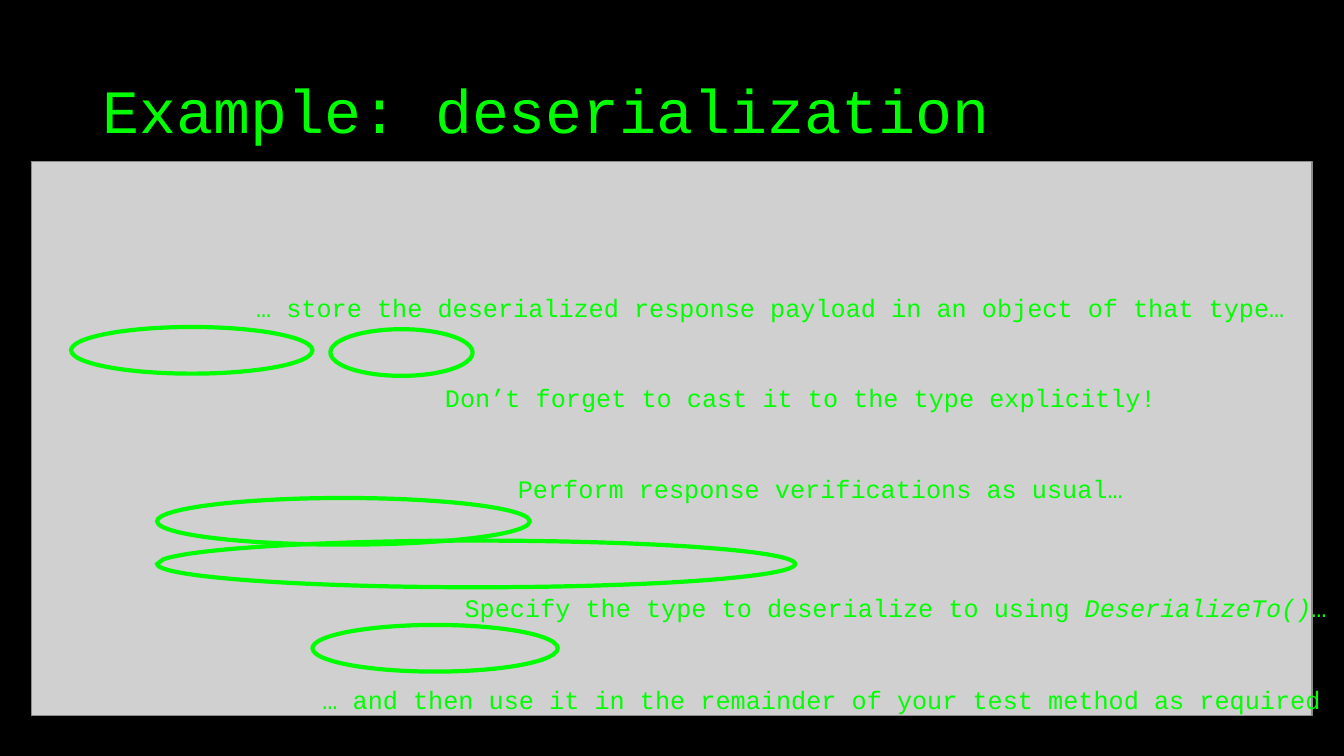
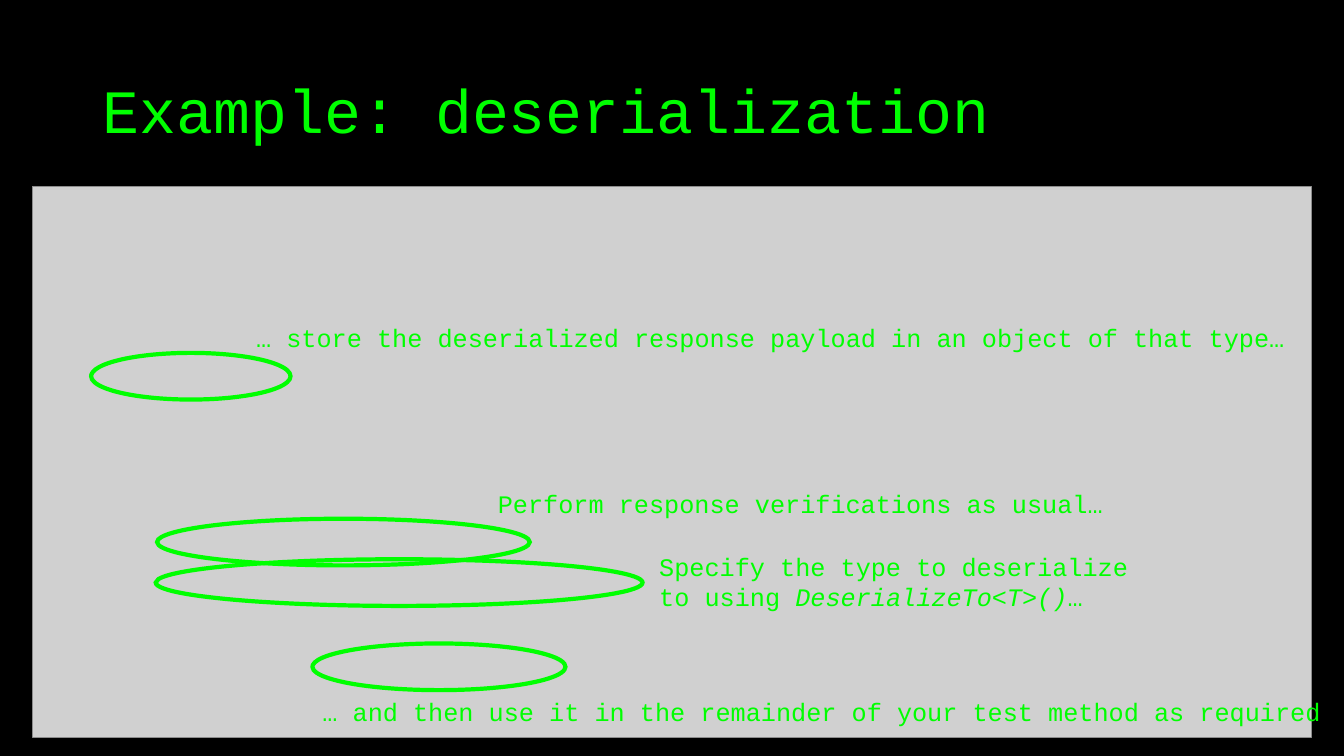
Before and after one commit to basdijkstra/rest-assured-net-workshop, a slide deck: slide 56 of RestAssuredNetWorkshop.odp. Drawn at 1344x756 pixels with LibreOffice and Linux fonts; fonts in the diff are those of the drawing; grey boxes stand for pictures. Boxes give left, top, right and bottom in pixels: in the first picture for what was removed or moved away, otherwise in the second. Text is boxed around its words. In the diff, an @@ line names an element or a change of style, - is before the commit and + after.

Commit message:
Update examples and answers using new deserialization syntax

```diff
--- a/RestAssuredNetWorkshop.odp
+++ b/RestAssuredNetWorkshop.odp
@@ picture: place and size @@
-picture at <box>32,161,1313,716</box>
+picture at <box>32,187,1312,737</box>
@@ text "… store the deserialized response ...": place and size @@
-text "… store the deserialized response ..." at <box>286,299,1285,323</box>
+text "… store the deserialized response ..." at <box>286,328,1285,353</box>
@@ freeform shape: place and size @@
-freeform shape at <box>72,327,313,373</box>
+freeform shape at <box>91,353,290,399</box>
@@ freeform shape removed at <box>331,330,473,376</box> @@
@@ text removed at <box>445,388,1155,413</box> @@
-Don’t forget to cast it to the type explicitly!
@@ text "Perform response verifications as usual…": place and size @@
-text "Perform response verifications as usual…" at <box>518,479,1123,504</box>
+text "Perform response verifications as usual…" at <box>498,495,1103,519</box>
@@ freeform shape: place and size @@
-freeform shape at <box>157,498,530,544</box>
+freeform shape at <box>157,519,530,566</box>
@@ freeform shape: place and size @@
-freeform shape at <box>157,540,796,587</box>
+freeform shape at <box>156,560,643,606</box>
@@ text at <box>659,557,1128,612</box>: text changed @@
-Specify the type to deserialize to using DeserializeTo()…
+Specify the type to deserialize to using DeserializeTo<T>()…
@@ freeform shape: place and size @@
-freeform shape at <box>313,625,558,671</box>
+freeform shape at <box>313,643,566,690</box>
@@ text "… and then use it ...": place and size @@
-text "… and then use it ..." at <box>353,691,1320,718</box>
+text "… and then use it ..." at <box>353,703,1320,730</box>
```
Also in this commit, not shown: 2 other slides changed, 4 other files.
